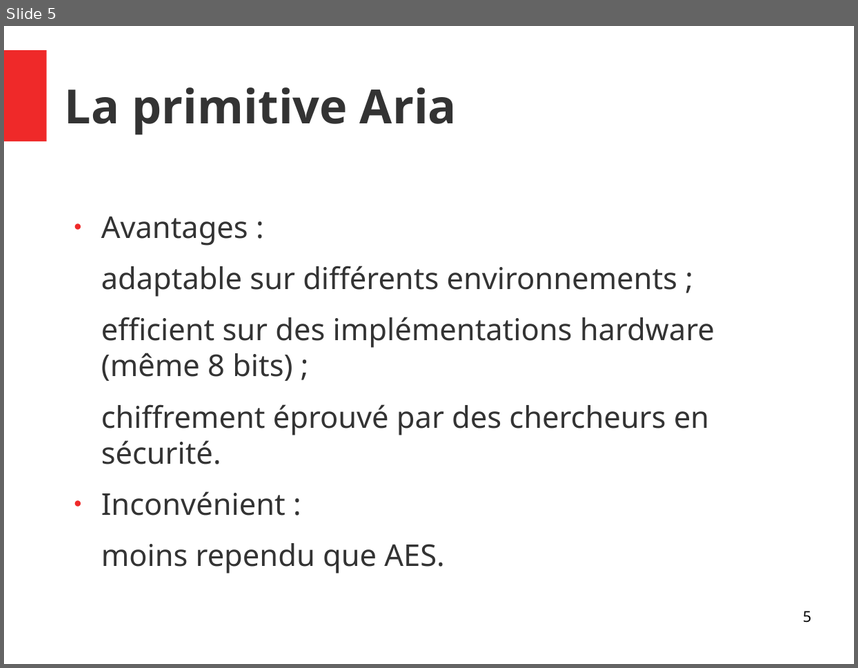
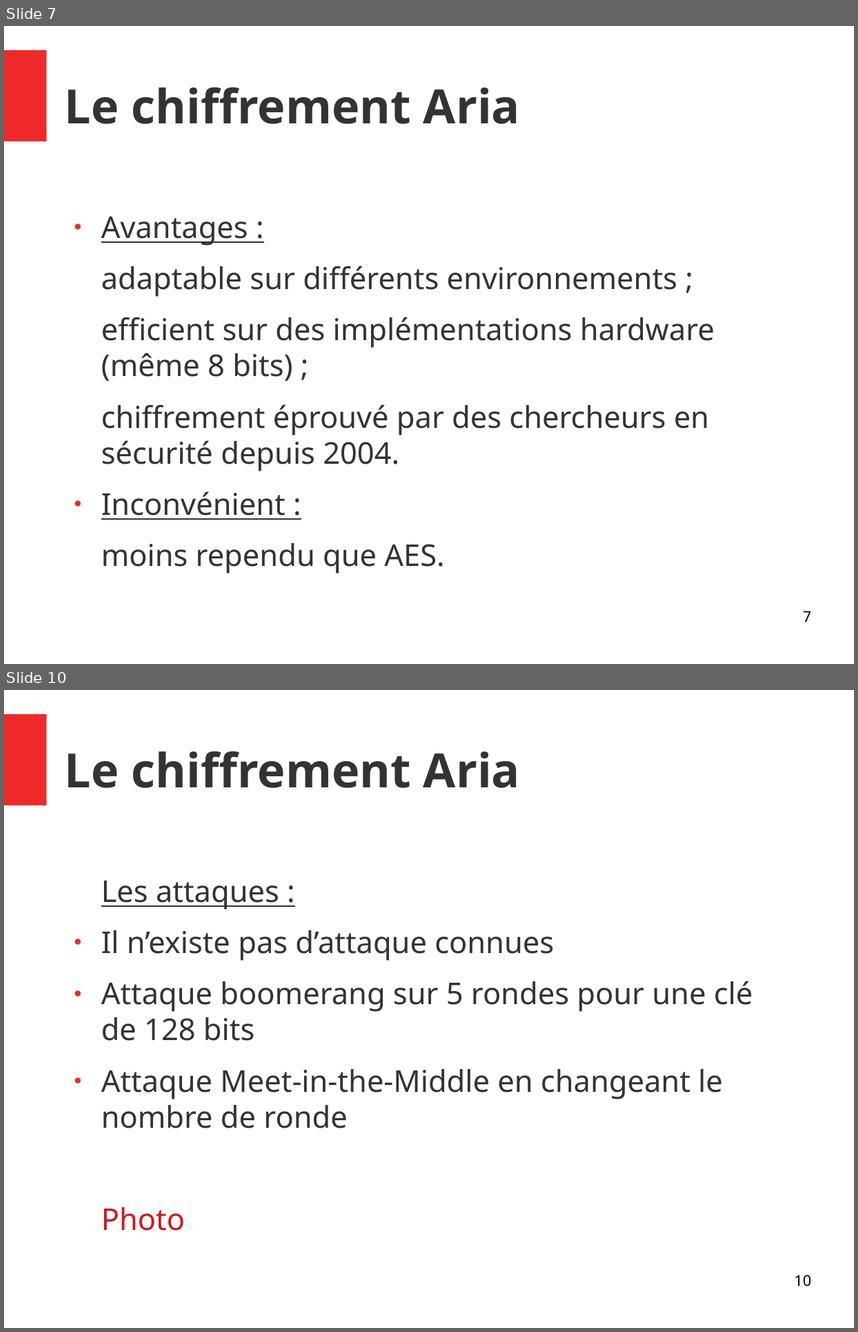
Before and after one commit to Allard-Chris/Aria, a slide deck: docs/[M2CSI]_ICP_Aria_Allard_Aulagnier.odp. Shown one above the other, each under a label of ours: slide 5 before the commit, slides 7 and 10 after it; the slides between them are not shown. The pictures are 858x668 and 858x1332 pixels, drawn with LibreOffice and Linux fonts; fonts in the diff are those of the drawing. Boxes give left, top, right and bottom in pixels: in the first picture for what was removed or moved away, otherwise in the second. Text is boxed around its words. In the diff, an @@ line names an element or a change of style, - is before the commit and + after.

```diff
--- a/docs/[M2CSI]_ICP_Aria_Allard_Aulagnier.odp
+++ b/docs/[M2CSI]_ICP_Aria_Allard_Aulagnier.odp
@@ slide 10 added at (4, 690, 854, 1328), background #FFFFFF; not listed: 1 template element that a slide beside it also shows @@
@@ title added at (65, 751, 520, 788), 44 pt, text #333333, bold @@
+Le chiffrement Aria
@@ text added at (101, 880, 753, 1230), 28 pt, text #333333 @@
+Les attaques :
+● Il n’existe pas d’attaque connues
+● Attaque boomerang sur 5 rondes pour une clé de 128 bits
+● Attaque Meet-in-the-Middle en changeant le nombre de ronde
+Photo
@@ page number added at (794, 1274, 811, 1286), 14 pt, text #000000 @@
+10
@@ what was slide 5 is now slide 7 @@
@@ slide 7 changed as well @@
@@ title at (65, 87, 520, 124): text changed @@
-La primitive Aria
+Le chiffrement Aria
@@ text at (101, 216, 286, 519): underline on in "Avantages :", "Inconvénient :" @@
@@ text at (101, 404, 709, 471): text changed @@
-chiffrement éprouvé par des chercheurs en sécurité.
+chiffrement éprouvé par des chercheurs en sécurité depuis 2004.
@@ page number at (803, 610, 811, 621): text changed @@
-5
+7
```
Also in this commit, not shown: 6 other slides changed, 14 other slides added, 3 slides removed, 3 other files.
